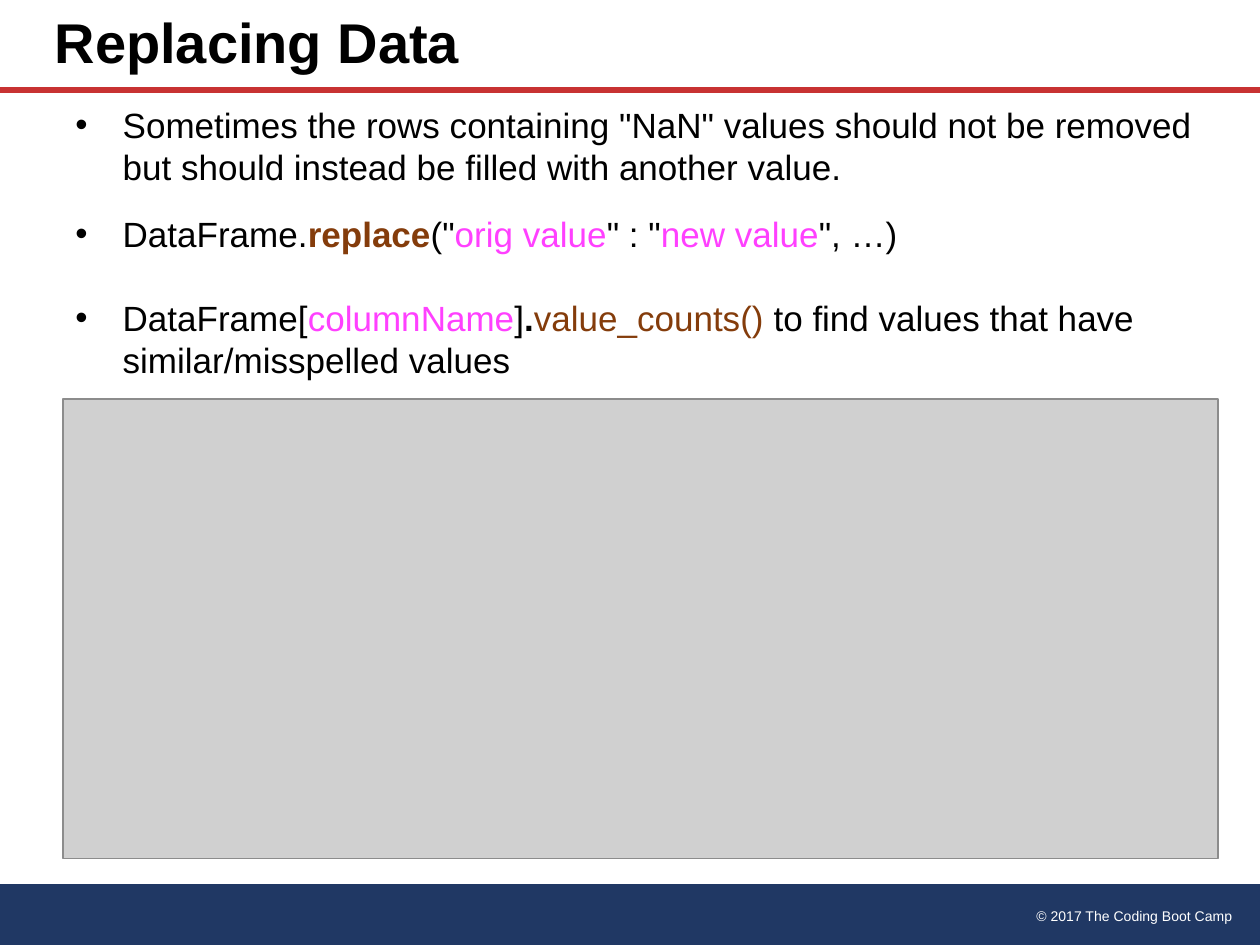
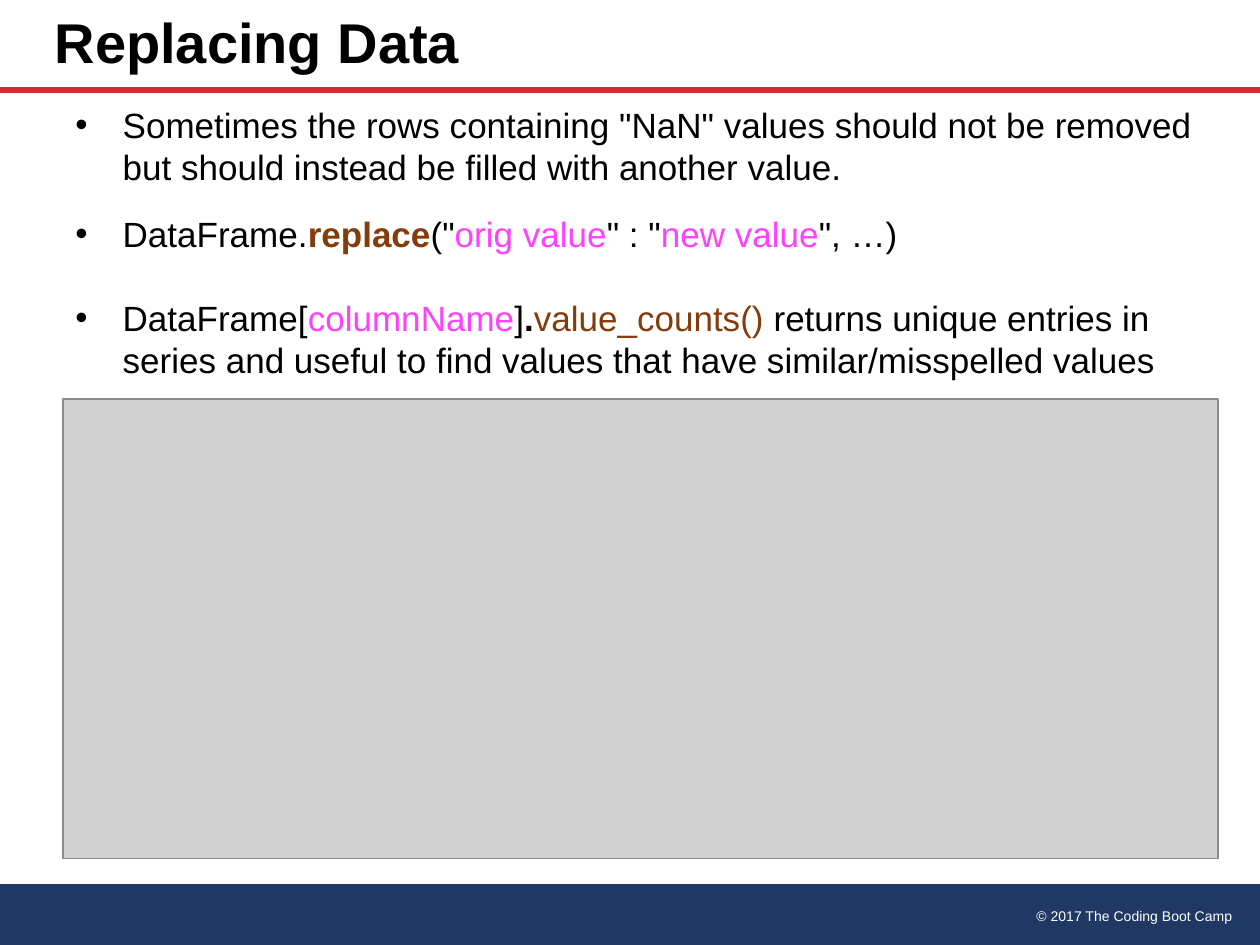
Before and after one commit to natmitch/umn, a slide deck: slide 12 of Power Points/PandasWk4.2.pptx. Drawn at 1260x945 pixels with LibreOffice and Linux fonts; fonts in the diff are those of the drawing; grey boxes stand for pictures. Boxes give left, top, right and bottom in pixels: in the first picture for what was removed or moved away, otherwise in the second. Text is boxed around its words. In the diff, an @@ line names an element or a change of style, - is before the commit and + after.

Commit message:
revised .ppt for pandaswk3.2

```diff
--- a/Power Points/PandasWk4.2.pptx
+++ b/Power Points/PandasWk4.2.pptx
@@ text at (123, 305, 1154, 380): text changed @@
-• DataFrame[columnName].value_counts() to find values that have similar/misspelled values
+• DataFrame[columnName].value_counts() returns unique entries in series and useful to find values that have similar/misspelled values
```
Also in this commit, not shown: 1 other slide changed.
